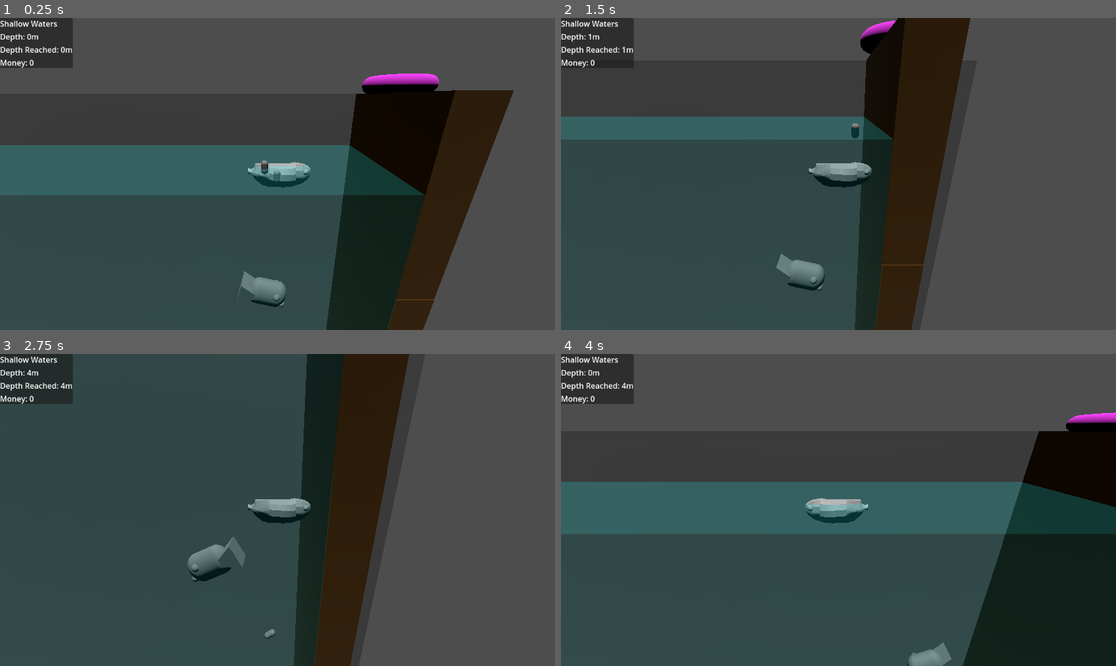
Above: before the commit, frames 1-4 (two rows, left to right).
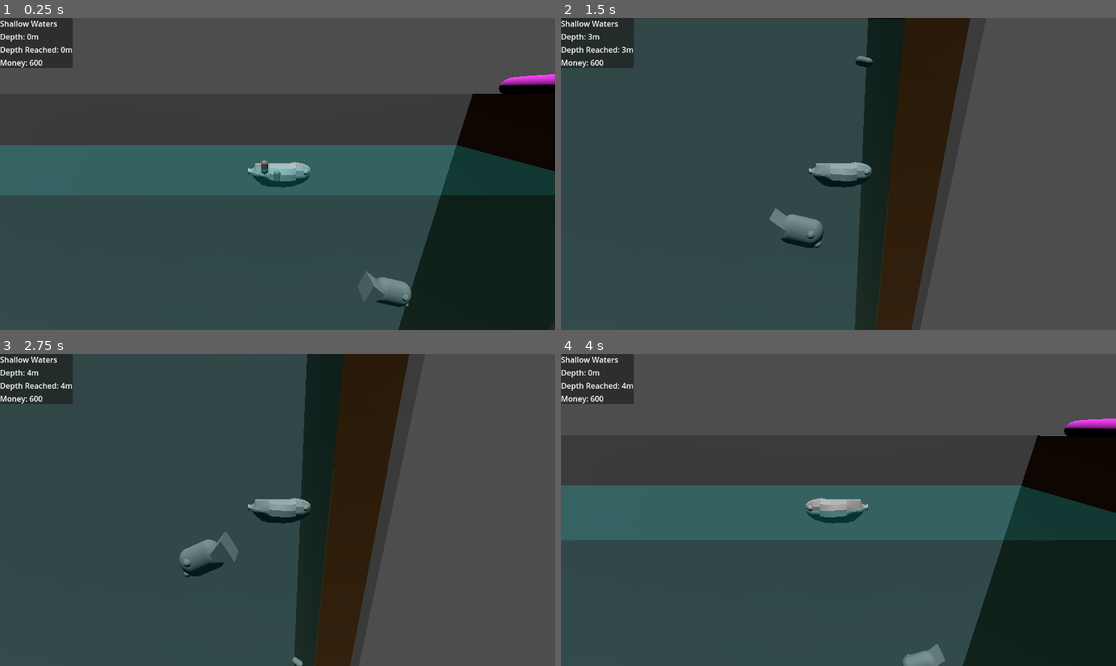
Above: after the commit, the same moments.

Repository: manusfishy/too-fishy
Game: Godot game, scene res://scenes/main_scene.tscn
Same seed, same stepped clock (60 frames per second), same inputs: the game is played once before the commit and once after it.
Inputs (mouse positions are in pixels of both pictures, inside the frame that each line leads up to):
- Up to frame 1 (0.25 s): no input
- Up to frame 2 (1.5 s): move the mouse to (960, 158) at 0.52 s; press the mouse at (960, 158) at 0.53 s; hold Right (move_right) 0.53-1.28 s; move the mouse to (727, 189) at 1.27 s; release the mouse at (727, 189) at 1.28 s; hold Down (move_down) from 1.28 s (still down); click (727, 189) at 1.35 s
- Up to frame 3 (2.75 s): move the mouse to (333, 441) at 2.02 s; release Down (move_down) at 2.03 s; press the mouse at (333, 441) at 2.03 s; hold Right (move_right) from 2.03 s (still down)
- Up to frame 4 (4 s): move the mouse to (810, 572) at 2.77 s; release Right (move_right) at 2.78 s; release the mouse at (810, 572) at 2.78 s; hold Up (move_up) 2.78-3.53 s; click (810, 572) at 2.85 s; move the mouse to (1005, 556) at 3.52 s; press the mouse at (1005, 556) at 3.53 s; hold Left (move_left) from 3.53 s (still down)

The runs differ from the first frame. In frame 1, 31% of the frame differs, in the area x 5-100%, y 13-100%; in frame 2, 11%; in frame 3, 1.0%; in frame 4, 4.0%.

Commit message:
implemented upgrade system

Diff:
--- a/scenes/main_scene.tscn
+++ b/scenes/main_scene.tscn
@@ -9,6 +9,7 @@
 [ext_resource type="PackedScene" uid="uid://durrtmu3i450r" path="res://scenes/player.tscn" id="4_pu3yx"]
 [ext_resource type="PackedScene" uid="uid://bekjel2ayhsva" path="res://scenes/level_barrier.tscn" id="5_rt2n2"]
 [ext_resource type="Script" uid="uid://cldevqp1odjtl" path="res://scripts/hud.gd" id="7_c16ls"]
+[ext_resource type="Script" uid="uid://cau06s0ctjwx8" path="res://scripts/upgrades.gd" id="10_6wevv"]
 
 [sub_resource type="QuadMesh" id="QuadMesh_c16ls"]
 
@@ -24,7 +25,7 @@
 spawn_location = Vector3(-4.32, -4.175, 0)
 
 [node name="CharacterBody3D" parent="." instance=ExtResource("4_pu3yx")]
-transform = Transform3D(1, 0, 0, 0, 1, 0, 0, 0, 1, -3.586, 0, -0.33263)
+transform = Transform3D(1, 0, 0, 0, 1, 0, 0, 0, 1, -8.09305, 0, -0.333)
 speed_vertical = 15.0
 speed_horizontal = 15.0
 
@@ -95,3 +96,23 @@
 
 [node name="MoneyLabel" type="Label" parent="UI/HUD/HUDContainer"]
 layout_mode = 2
+
+[node name="Upgrades" type="PanelContainer" parent="UI"]
+layout_mode = 0
+offset_left = 294.0
+offset_top = 137.0
+offset_right = 888.0
+offset_bottom = 485.0
+script = ExtResource("10_6wevv")
+
+[node name="VBoxContainer" type="VBoxContainer" parent="UI/Upgrades"]
+layout_mode = 2
+
+[node name="Label" type="Label" parent="UI/Upgrades/VBoxContainer"]
+layout_mode = 2
+text = "Upgrades"
+horizontal_alignment = 1
+vertical_alignment = 1
+
+[node name="GridContainer" type="GridContainer" parent="UI/Upgrades/VBoxContainer"]
+layout_mode = 2
--- a/scripts/game_state.gd
+++ b/scripts/game_state.gd
@@ -1,6 +1,7 @@
 extends Node
+
+#DEFINITIONS
 enum Stage {SURFACE, DEEP, DEEPER, SUPERDEEP, HOT, LAVA, VOID}
-
 var depthStageMap = {
 	0: Stage.SURFACE,
 	100: Stage.DEEP,
@@ -11,10 +12,30 @@
 	600: Stage.VOID
 }
 
+enum Upgrade {ROD_STRENGTH, DEPTH_RESISTANCE, PICKAXE_UNLOCKED}
+var upgradeCosts = {
+	Upgrade.ROD_STRENGTH: 25,
+	Upgrade.DEPTH_RESISTANCE: 25,
+	Upgrade.PICKAXE_UNLOCKED: 500,
+}
+
+var maxUpgrades = {
+	Upgrade.ROD_STRENGTH: 5,
+	Upgrade.DEPTH_RESISTANCE: 5,
+	Upgrade.PICKAXE_UNLOCKED: 1,
+}
+
+#STATE
+var upgrades = {
+	Upgrade.ROD_STRENGTH: 0,
+	Upgrade.DEPTH_RESISTANCE: 0,
+	Upgrade.PICKAXE_UNLOCKED: 0,
+}
 var depth = 0
 var maxDepthReached = 0
-var money = 0
-var upgrades = []
+var money = 600
+var isDocked = false
+
 var playerInStage: Stage = Stage.SURFACE
 
 func setDepth(d: int):
@@ -22,3 +43,15 @@
 	if (maxDepthReached < d):
 		maxDepthReached = d
 	GameState.playerInStage = depthStageMap[snapped(d, 100)]
+
+func getUpgradeCost(upgrade: Upgrade) -> float:
+	return (upgrades[upgrade] + 1) * upgradeCosts[upgrade]
+
+func upgrade(upgrade: Upgrade) -> bool:
+	var cost = getUpgradeCost(upgrade)
+	if money >= cost && upgrades[upgrade] < maxUpgrades[upgrade]:
+		money -= cost
+		upgrades[upgrade] +=1
+		return true
+	else:
+		return false
--- a/scripts/player.gd
+++ b/scripts/player.gd
@@ -55,6 +55,10 @@
 		rope.scale.y = distance # Stretch cylinder
 		rope.global_transform.origin = (start + end) / 2 # Center it
 		rope.look_at(end, Vector3.UP) # Orient toward hook
+	if position.y >= 0 && position.x > -4:
+		GameState.isDocked = true
+	else:
+		GameState.isDocked = false
 
 func throw_hook():
 	# Detach hook from player
--- a/scripts/strings.gd
+++ b/scripts/strings.gd
@@ -9,3 +9,9 @@
 	GameState.Stage.LAVA: "Lava",
 	GameState.Stage.VOID: "THE VOID"
 }
+
+var upgradeNames = {
+	GameState.Upgrade.ROD_STRENGTH: "Rod Strength",
+	GameState.Upgrade.DEPTH_RESISTANCE: "Depth Resistance",
+	GameState.Upgrade.PICKAXE_UNLOCKED: "Unlock Pickaxe",
+}
--- /dev/null
+++ b/scripts/upgrades.gd
@@ -0,0 +1,25 @@
+extends PanelContainer
+
+var buttons = {}
+
+func _ready():
+	for key in GameState.upgrades:
+		var upgradeButton: Button = Button.new()
+		upgradeButton.text = Strings.upgradeNames[key] + " %s" % (GameState.upgrades[key] + 1) + " (Cost: %s)" % GameState.getUpgradeCost(key)
+		upgradeButton.pressed.connect(func(): GameState.upgrade(key))
+		$VBoxContainer/GridContainer.add_child(upgradeButton)
+		buttons[key] = upgradeButton
+	pass
+
+func _process(delta):
+	if GameState.isDocked:
+		visible = true
+	else:
+		visible = false
+	for key in buttons:
+		var upgradeButton = buttons[key]
+
+		if GameState.upgrades[key] == GameState.maxUpgrades[key]:
+			upgradeButton.text = Strings.upgradeNames[key] + "[MAX]"
+		else:
+			upgradeButton.text = Strings.upgradeNames[key] + " %s" % (GameState.upgrades[key] + 1) + " (Cost: %s)" % GameState.getUpgradeCost(key)
Not shown: 1 places in scenes/main_scene.tscn that only renumber resources
Not shown: 1 places in scenes/player.tscn that only renumber resources
Not shown, added: scripts/upgrades.gd.uid
